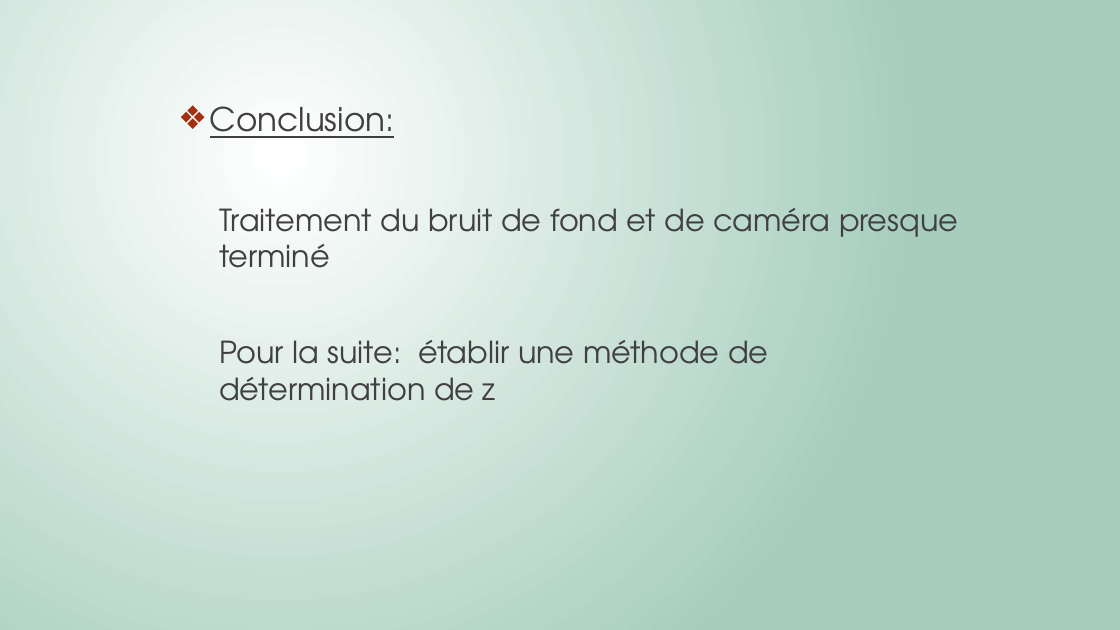
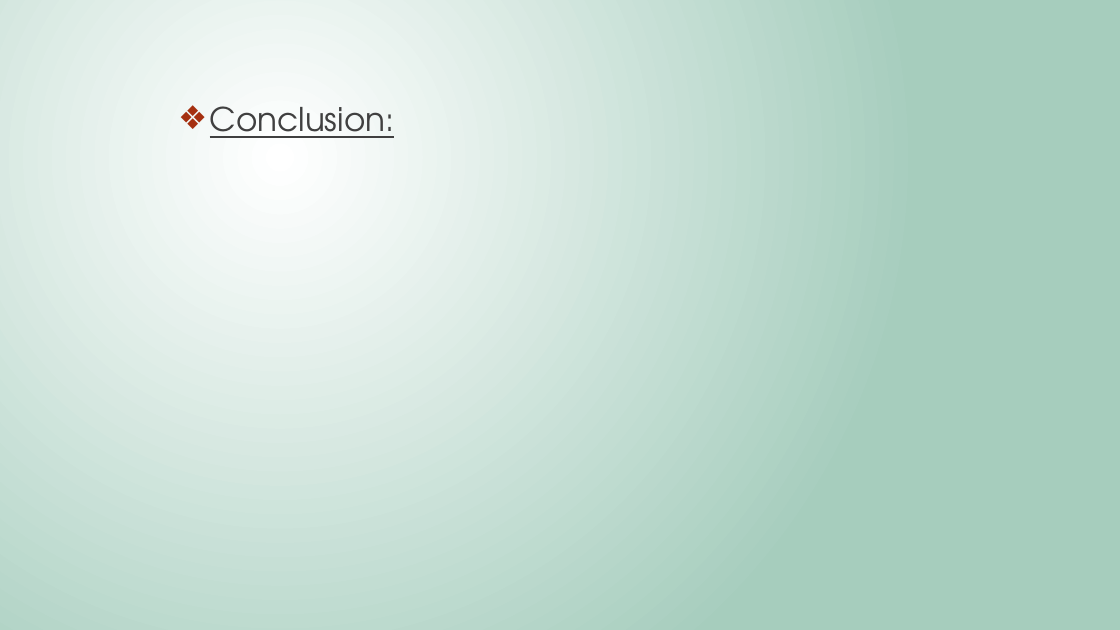
Before and after one commit to Killian-Herveau/PIMS, a slide deck: slide 12 of Pres_Avril/PresentationPIMSAvril.pptx (slide 11 before the commit). Drawn at 1120x630 pixels with LibreOffice and Linux fonts; fonts in the diff are those of the drawing. Boxes give left, top, right and bottom in pixels: in the first picture for what was removed or moved away, otherwise in the second. Text is boxed around its words. In the diff, an @@ line names an element or a change of style, - is before the commit and + after.

```diff
--- a/Pres_Avril/PresentationPIMSAvril.pptx
+++ b/Pres_Avril/PresentationPIMSAvril.pptx
@@ text at (219,208,959,401): paragraphs removed @@
-  Traitement du bruit de fond et de caméra presque terminé
-  Pour la suite: établir une méthode de détermination de z
```
Also in this commit, not shown: 3 other slides changed, 1 slide added, 4 other files.
